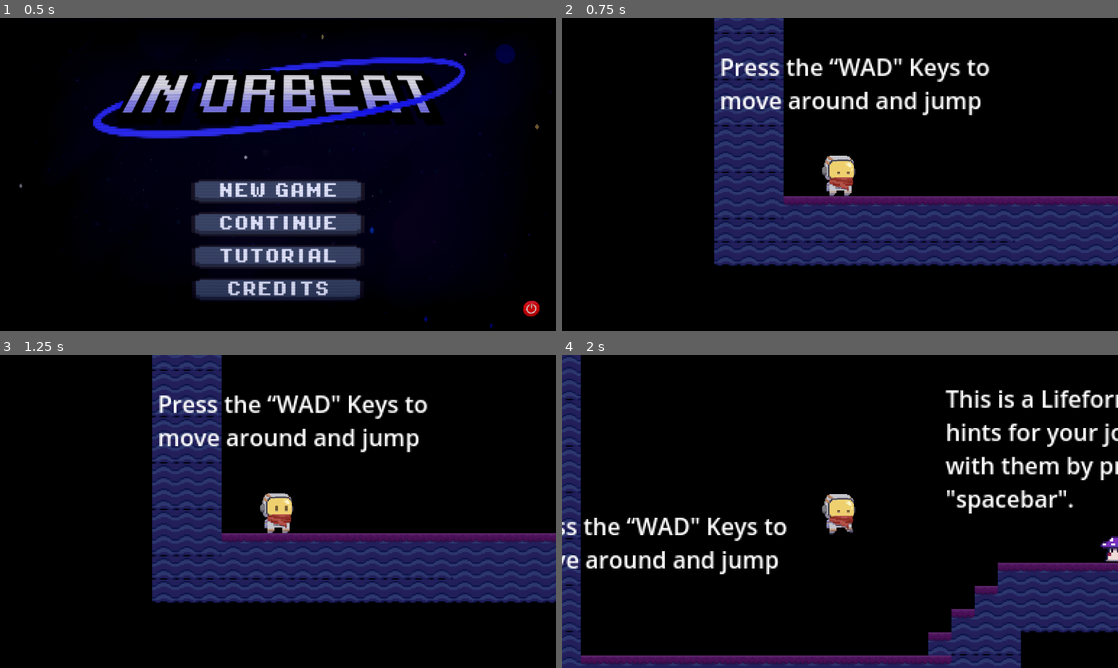
Above: before the commit, frames 1-4 (two rows, left to right).
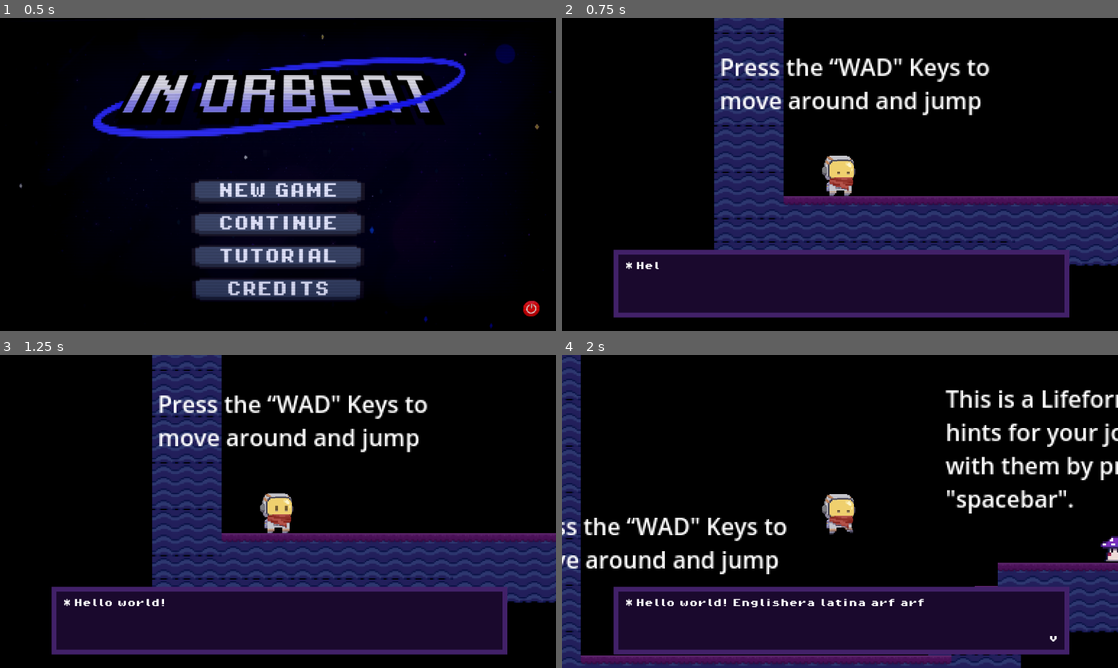
Above: after the commit, the same moments.

Repository: Washington99/musicplatformer
Game: Godot game, scene res://Scenes/main_menu.tscn
Same seed, same stepped clock (60 frames per second), same inputs: the game is played once before the commit and once after it. Sound files missing from this copy of the repository are replaced by a short silence.
Inputs:
- Up to frame 1 (0.5 s): no input
- Up to frame 2 (0.75 s): click "TUTORIAL" at 0.5 s
- Up to frame 3 (1.25 s): no input
- Up to frame 4 (2 s): tap Enter (ui_accept) at 1.25 s; hold D (Right) from 1.28 s (still down); tap Space (interact) at 1.35 s; tap W (Jump) at 1.52 s

Frame 1 is identical in both runs. In frame 2, 17% of the frame differs, in the area x 9-92%, y 74-96%; in frame 3, 17%; in frame 4, 18%.

Commit message:
Added message_box on level_tutorial scene

Diff:
--- /dev/null
+++ b/Scenes/level_tutorial.gd
@@ -0,0 +1,11 @@
+extends Node2D
+
+
+# Called when the node enters the scene tree for the first time.
+func _ready() -> void:
+	pass # Replace with function body.
+
+
+# Called every frame. 'delta' is the elapsed time since the previous frame.
+func _process(delta: float) -> void:
+	pass
--- a/Scenes/level_tutorial.tscn
+++ b/Scenes/level_tutorial.tscn
@@ -9,6 +9,7 @@
 [ext_resource type="PackedScene" uid="uid://74q2uoc27b3" path="res://Scenes/music_comet.tscn" id="6_pkbct"]
 [ext_resource type="PackedScene" uid="uid://cjyf3dk4bye4q" path="res://Scenes/player.tscn" id="6_pma55"]
 [ext_resource type="PackedScene" uid="uid://ecyf5hd6bip2" path="res://Scenes/onscreen_keyboard.tscn" id="7_gjfwi"]
+[ext_resource type="PackedScene" uid="uid://cb700uvj1tgp6" path="res://message_box.tscn" id="8_ekvtt"]
 [ext_resource type="Shader" path="res://Assets/Shader/crt.gdshader" id="8_ldnas"]
 [ext_resource type="PackedScene" uid="uid://bpnfpft461iwv" path="res://Scenes/gate.tscn" id="10_0yhtl"]
 [ext_resource type="PackedScene" uid="uid://d4ibfvrqimumk" path="res://Scenes/mover.tscn" id="10_2u0h3"]
@@ -225,6 +226,8 @@
 allowed_instruments = Array[String](["violin"])
 allowed_notes = Array[String](["1", "3", "5", "6"])
 
+[node name="Message Box" parent="player" instance=ExtResource("8_ekvtt")]
+
 [node name="OnscreenKeyboard" parent="player" instance=ExtResource("7_gjfwi")]
 visible = false
 level = 3
--- a/message_box.gd
+++ b/message_box.gd
@@ -22,6 +22,7 @@
 	hide_textbox()
 	queue_text("Hello world! Englishera latina arf arf")
 	queue_text("The quick brown fox jumps over the lazy dog")
+	queue_text("The quick brown Englishera latina jumps over the lazy golden retriever arf arf dog")
 
 func _process(delta: float) -> void:
 	match current_state:
Not shown: 1 places in Scenes/level_tutorial.tscn that only renumber resources
